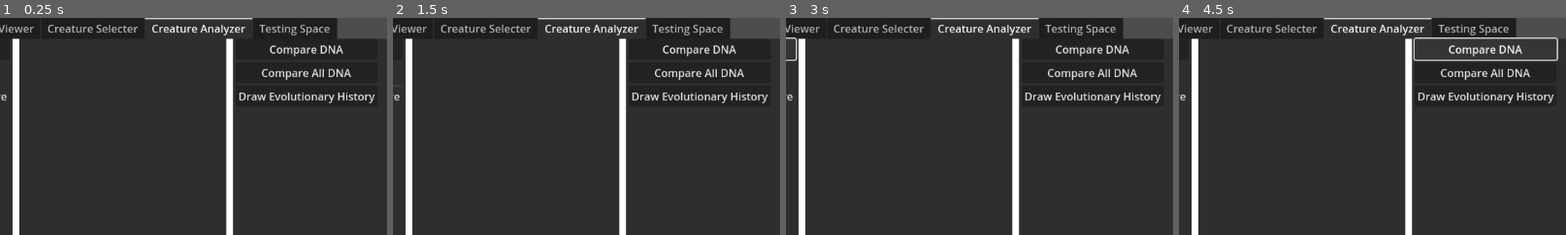
Above: before the commit, frames 1-4 (left to right).
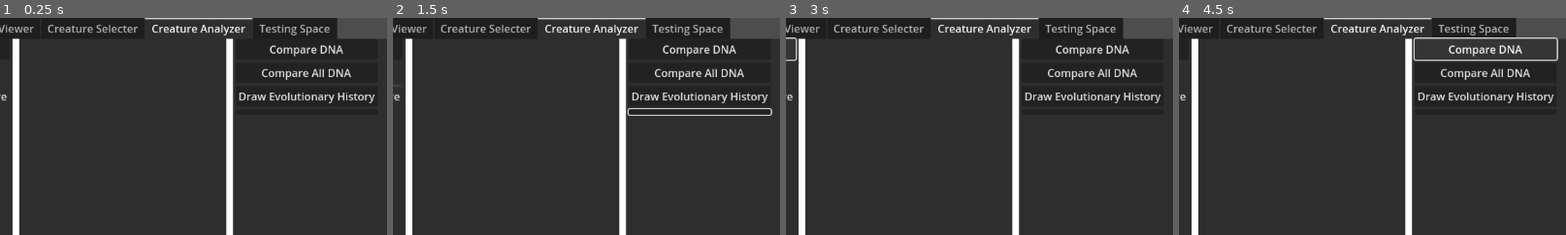
Above: after the commit, the same moments.

Repository: 06gusmog/Data-Viewer
Game: Godot game, scene res://root.tscn
The game is run twice, just before and just after one commit, with the same random seed, the same clock (stepped at 60 frames per second) and the same inputs. The engine's default icon, where the game draws it, is replaced by a stand-in: a white triangle on a blue panel in a dark square.
Inputs (mouse positions are % of the whole screen's width and height, from its top left):
- Up to frame 1 (0.25 s): no input
- Up to frame 2 (1.5 s): click (57, 22) at 0.52 s; click "Select New Creature" at 1.25 s
- Up to frame 3 (3 s): click "Select New Creature" at 2 s; click "Update" at 2.75 s
- Up to frame 4 (4.5 s): click "Remove Selected Creature" at 3.5 s; click "Compare DNA" at 4.25 s
The pictures show only the part of the screen within x 17-67%, y 0-50%; the shares and areas given below are measured in that part.

The runs differ from the first frame. In frame 2, 0.4% of the frame differs, in the area x 60-98%, y 41-46%; in frame 3, less than 0.1%; in frame 4, less than 0.1%.

Commit message:
Creating data cell type density

Diff:
--- a/simulation-data-viewer/Scripts/creature_analyzer.gd
+++ b/simulation-data-viewer/Scripts/creature_analyzer.gd
@@ -145,3 +145,32 @@
 
 func _on_evo_history_button_down():
 	draw_evo_history(root.saved_creatures[selected_creatures.text.split('\n')[0]]).save_png('res://Tool Output/evo_history.png')
+
+func _graph_creature() -> void:
+	var savefile = FileAccess.open("res://Tool Output/Cell_graph.txt", FileAccess.WRITE)
+	savefile.store_line('eye_cell.tscn,neuron_cell.tscn,hearing_cell.tscn,eating_cell.tscn,rotation_cell.tscn,armor_cell.tscn,smelling_cell.tscn,move_cell.tscn')
+	for creature_id in root.loaded_lineage:
+		if creature_id == '-1':
+			continue
+		var snippet = {'eye_cell.tscn':0, 'neuron_cell.tscn':0, 'hearing_cell.tscn':0, 'eating_cell.tscn':0, 'rotation_cell.tscn':0, 'armor_cell.tscn':0, 'smelling_cell.tscn':0, 'move_cell.tscn':0}
+		for cell in root.loaded_lineage[creature_id][4]:
+			snippet[cell['Type']] += 1
+		var to_store = '0'
+		for cell_type in snippet:
+			to_store += ','+ str(snippet[cell_type])
+		savefile.store_line(to_store)
+	print('Done!')
+
+"""
+
+func _graph_creature() -> void:
+	var savefile = FileAccess.open("res://Tool Output/Cell_graph.txt", FileAccess.WRITE)
+	savefile.store_line('time,cell_type')
+	for creature_id in root.loaded_lineage:
+		if creature_id == '-1':
+			continue
+		#var snippet = {'eye_cell.tscn':0, 'neuron_cell.tscn':0, 'hearing_cell.tscn':0, 'eating_cell.tscn':0, 'rotation_cell.tscn':0, 'armor_cell.tscn':0, 'smelling_cell.tscn':0, 'move_cell.tscn':0}
+		for cell in root.loaded_lineage[creature_id][4]:
+			savefile.store_line(str(creature_id) + ',' + cell['Type'])
+	print('Done!')
+"""
--- a/simulation-data-viewer/Scripts/lineage_viewer.gd
+++ b/simulation-data-viewer/Scripts/lineage_viewer.gd
@@ -42,6 +42,7 @@
 	var edge_thickness = 1
 	var edge_color = Color.WHITE
 	var childrenIDs = root.get_creature(creatureID)[1]
+	root.loaded_lineage[creatureID] = root.get_creature(creatureID)
 	var local_depth = 0
 	var included_childrenIDs = []
 	if len(childrenIDs) > 0:
@@ -68,7 +69,7 @@
 			new_creature[1] = included_childrenIDs
 			if local_depth == depth:
 				new_creature[1] = []
-			root.loaded_lineage[creatureID] = root.get_creature(creatureID)
+
 
 
 		if len(images) == 1:
--- a/simulation-data-viewer/Scripts/root.gd
+++ b/simulation-data-viewer/Scripts/root.gd
@@ -40,12 +40,13 @@
 			creature_register['-1'][1].append(creatureID)
 	# DANGER REMOVE CODE ABOVE !!!!!!!!!
 
+
 	for root_creature in creature_register['-1'][1]:
-		var lineage = get_relative_lineage(root_creature)
+		var lineage = get_relative_lineage(str(root_creature))
 		var lineage_len = len(lineage)
 		if lineage_len > tolerance:
 			print(root_creature)
-			lineages[root_creature + '-' + str(lineage_len)] = lineage
+			lineages[str(root_creature) + '-' + str(lineage_len)] = lineage
 	print('Done!')
 
 func match_DNA(creature1, creature2):
--- a/simulation-data-viewer/root.tscn
+++ b/simulation-data-viewer/root.tscn
@@ -235,6 +235,9 @@
 [node name="Evo History" type="Button" parent="Tools/Creature Analyzer/HBoxContainer/Tools"]
 layout_mode = 2
 text = "Draw Evolutionary History"
+
+[node name="Selected Cell Ratio" type="Button" parent="Tools/Creature Analyzer/HBoxContainer/Tools"]
+layout_mode = 2
 
 [node name="Testing Space" type="HBoxContainer" parent="Tools"]
 visible = false
@@ -261,4 +264,5 @@
 [connection signal="button_down" from="Tools/Creature Analyzer/HBoxContainer/Tools/Compare DNA" to="Tools/Creature Analyzer" method="_compare_DNA"]
 [connection signal="button_down" from="Tools/Creature Analyzer/HBoxContainer/Tools/ALL DNA" to="Tools/Creature Analyzer" method="_on_all_dna_button_down"]
 [connection signal="button_down" from="Tools/Creature Analyzer/HBoxContainer/Tools/Evo History" to="Tools/Creature Analyzer" method="_on_evo_history_button_down"]
+[connection signal="button_down" from="Tools/Creature Analyzer/HBoxContainer/Tools/Selected Cell Ratio" to="Tools/Creature Analyzer" method="_graph_creature"]
 [connection signal="button_down" from="Tools/Testing Space/Test Input" to="Tools/Testing Space" method="_on_test_input_button_down"]
Not shown, added: simulation-data-viewer/Tool Output/Cell_graph.txt
Not shown, added: simulation-data-viewer/Tool Output/graph-o-maker-4000.py
